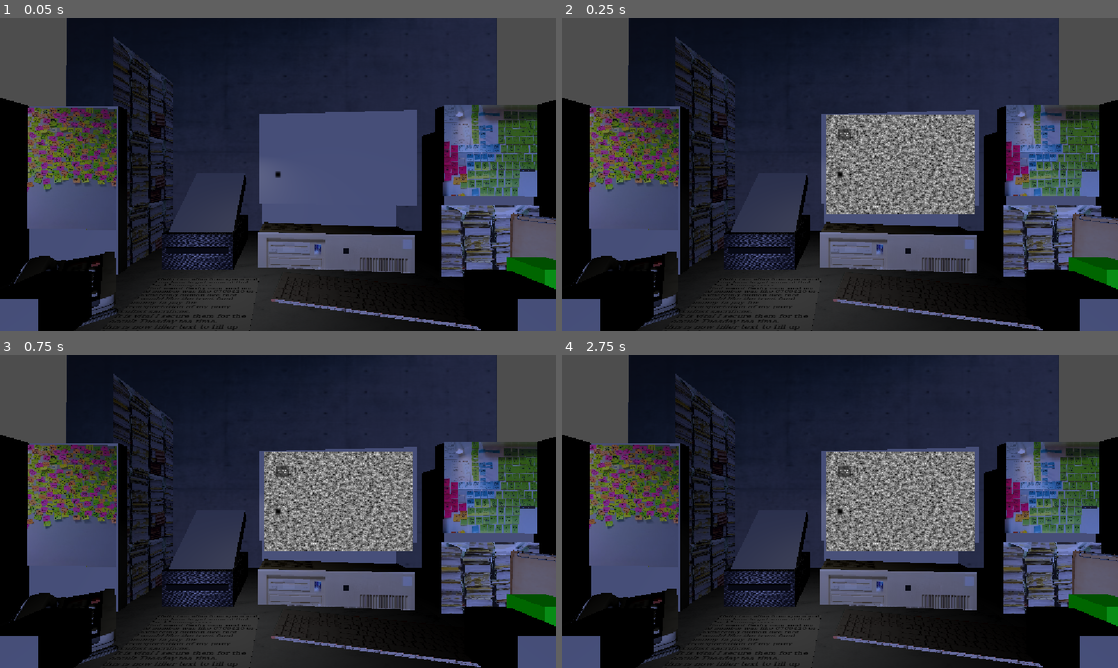
Above: before the commit, frames 1-4 (two rows, left to right).
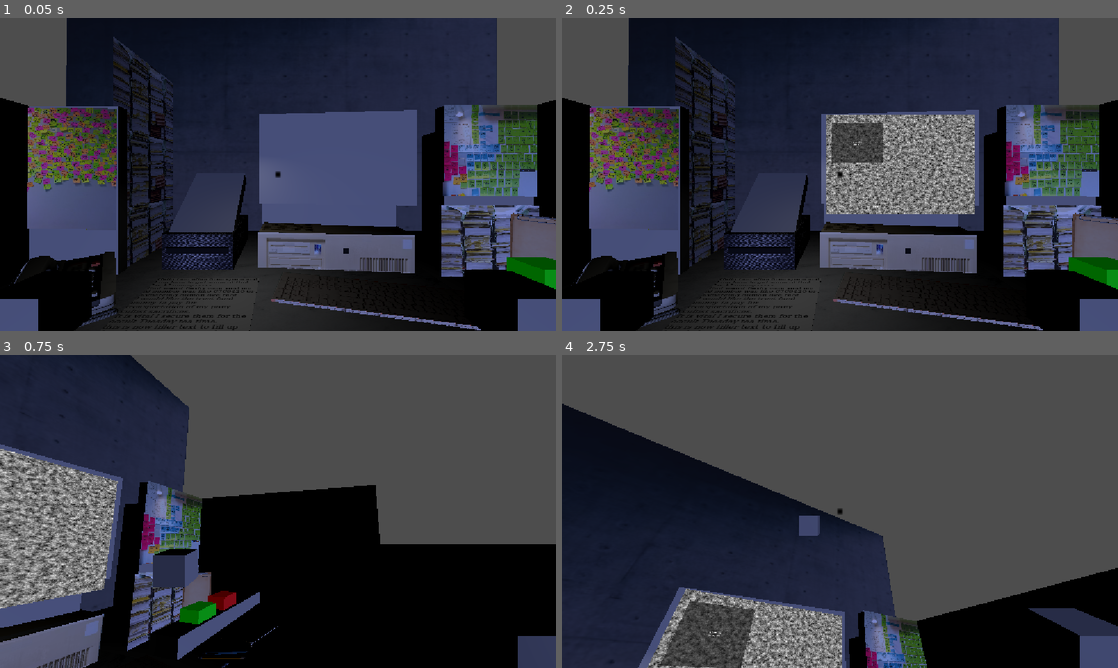
Above: after the commit, the same moments.

Repository: KnownLedge/Trust-Fund-No-One
Game: Godot game, scene res://Scenes/Locations/ashsweiiiirdscene.tscn
The game is run twice, just before and just after one commit, with the same random seed, the same clock (stepped at 60 frames per second) and the same inputs. This scene is started directly instead of the project's main scene.
Inputs (mouse positions are in pixels of both pictures, inside the frame that each line leads up to):
- Up to frame 1 (0.05 s): no input
- Up to frame 2 (0.25 s): no input
- Up to frame 3 (0.75 s): tap Enter at 0.5 s; move the mouse to (400, 495) at 0.52 s; press the mouse at (400, 495) at 0.53 s; hold E (RightDrop) from 0.53 s (still down)
- Up to frame 4 (2.75 s): move the mouse to (728, 527) at 1.27 s; release E (RightDrop) at 1.28 s; release the mouse at (728, 527) at 1.28 s; hold Q (LeftDrop) 1.28-2.03 s; click (728, 527) at 1.35 s; move the mouse to (895, 442) at 2.02 s; press the mouse at (895, 442) at 2.03 s; hold E (RightDrop) from 2.03 s (still down); tap 1 (NumpadOne) at 2.1 s

Frame 1 is identical in both runs. In frame 2, 1.0% of the frame differs, in the area x 48-58%, y 33-47%; in frame 3, 79%; in frame 4, 82%, in the area x 0-100%, y 0-100%.
Error before the commit: Parse Error: Expected indented block after "if" block. (res://Scripts/NodeScripts/player_controller.gd:116)

Commit message:
computer doesnt want to talk to me
IT HATESMEEEEEEEEEEEEEEEEEEEEEEEEEEEEEEEEEEEEEEEEEEEEEEEEEEE

Diff:
--- a/trust-fund-no-one/Scenes/Locations/ashsweiiiirdscene.tscn
+++ b/trust-fund-no-one/Scenes/Locations/ashsweiiiirdscene.tscn
@@ -269,11 +269,11 @@
 [node name="Sketchfab_Scene4" parent="Level" unique_id=1373750886 instance=ExtResource("19_2bgj3")]
 transform = Transform3D(-6.064676, 0, 1.4256961, 0, 6.230001, 0, -1.4256961, 0, -6.064676, 10.470922, 3.9316287, -0.53595877)
 
-[node name="Player" parent="." unique_id=207456662 node_paths=PackedStringArray("pc_top_Left_node", "pc_bottom_right_node", "subViewPort") instance=ExtResource("20_vrsvn")]
+[node name="Player" parent="." unique_id=207456662 node_paths=PackedStringArray("pc_top_Left_node", "pc_bottom_right_node", "subViewport") instance=ExtResource("20_vrsvn")]
 transform = Transform3D(1, 0, 0, 0, 1, 0, 0, 0, 1, 4.394006, 6.4911475, 2.5091133)
 pc_top_Left_node = NodePath("../MeshInstance3D/TopLeft")
 pc_bottom_right_node = NodePath("../MeshInstance3D/BottomRight")
-subViewPort = NodePath("../MeshInstance3D/SubViewport")
+subViewport = NodePath("../MeshInstance3D/SubViewport")
 
 [node name="MeshInstance3D" type="MeshInstance3D" parent="." unique_id=694351461]
 transform = Transform3D(1, 0, 0, 0, 1, 0, 0, 0, 1, 6.2185125, 6.797744, -3.659033)
@@ -286,6 +286,8 @@
 [node name="ComputerInterface" parent="MeshInstance3D/SubViewport" unique_id=1245486518 instance=ExtResource("18_enh7k")]
 
 [node name="StaticBody3D" type="StaticBody3D" parent="MeshInstance3D" unique_id=699584550]
+collision_layer = 32
+collision_mask = 32
 
 [node name="CollisionShape3D" type="CollisionShape3D" parent="MeshInstance3D/StaticBody3D" unique_id=67411386]
 transform = Transform3D(1, 0, 0, 0, 1, 0, 0, 0, 1, 0, 0.22532225, 0)
--- a/trust-fund-no-one/Scenes/Objects/player_character.tscn
+++ b/trust-fund-no-one/Scenes/Objects/player_character.tscn
@@ -3,13 +3,14 @@
 [ext_resource type="Script" uid="uid://diqmqb74kp5t" path="res://Scripts/NodeScripts/player_controller.gd" id="1_3ejmg"]
 [ext_resource type="Texture2D" uid="uid://e51fhf5noi5g" path="res://Textures/pixelartDot.png" id="2_i3yby"]
 
-[node name="Player" type="Node3D" unique_id=207456662 node_paths=PackedStringArray("head", "camera", "left_hand", "right_hand", "ray", "left_ray", "right_ray")]
+[node name="Player" type="Node3D" unique_id=207456662 node_paths=PackedStringArray("head", "camera", "left_hand", "right_hand", "ray", "UI_ray", "left_ray", "right_ray")]
 script = ExtResource("1_3ejmg")
 head = NodePath("Head")
 camera = NodePath("Head/Camera3D")
 left_hand = NodePath("Head/Camera3D/Left Hand")
 right_hand = NodePath("Head/Camera3D/Right Hand")
 ray = NodePath("Head/Camera3D/RayCast3D")
+UI_ray = NodePath("Head/Camera3D/UIRayCast")
 left_ray = NodePath("Head/Camera3D/LeftCast3D")
 right_ray = NodePath("Head/Camera3D/RightCast3D")
 default_left_hold = Vector3(-0.14, -0.04, -2.3)
@@ -22,6 +23,11 @@
 [node name="RayCast3D" type="RayCast3D" parent="Head/Camera3D" unique_id=599415049]
 target_position = Vector3(0, 0, -3)
 collision_mask = 16
+collide_with_areas = true
+
+[node name="UIRayCast" type="RayCast3D" parent="Head/Camera3D" unique_id=423701198]
+target_position = Vector3(0, 0, -15)
+collision_mask = 32
 collide_with_areas = true
 
 [node name="LeftCast3D" type="RayCast3D" parent="Head/Camera3D" unique_id=802782192]
--- a/trust-fund-no-one/Scenes/Puter/Computer_Interface.tscn
+++ b/trust-fund-no-one/Scenes/Puter/Computer_Interface.tscn
@@ -23,10 +23,10 @@
 
 [node name="Button" type="Button" parent="." unique_id=157550842]
 layout_mode = 1
-offset_left = 153.0
-offset_top = 156.0
-offset_right = 319.0
-offset_bottom = 273.0
+offset_left = 80.0
+offset_top = 85.0
+offset_right = 733.0
+offset_bottom = 530.0
 text = "awesome test
 yippee yahoo"
 
--- a/trust-fund-no-one/Scripts/NodeScripts/player_controller.gd
+++ b/trust-fund-no-one/Scripts/NodeScripts/player_controller.gd
@@ -18,6 +18,8 @@
 @export var right_hand: Node3D
 
 @export var ray: RayCast3D
+
+@export var UI_ray: RayCast3D
 
 @export var left_ray: RayCast3D
 
@@ -46,7 +48,7 @@
 
 @export var pc_top_Left_node:Node3D
 @export var pc_bottom_right_node:Node3D
-@export var subViewPort:SubViewport
+@export var subViewport:SubViewport
 
 func _ready():
 	Input.set_mouse_mode(Input.MOUSE_MODE_CAPTURED)
@@ -113,8 +115,19 @@
 				left_item.rotation_degrees = left_item.get_meta("hold_rotation")
 
 			left_item.rotate_y(deg_to_rad(LEFT_TURN))
-		if(left_item == null && right_item == null && ray.is_colliding()):
 
+		if (left_item == null && right_item == null && UI_ray.is_colliding()):
+			print("trying to click")
+			var hitPoint = UI_ray.get_collision_point()
+			var uiX = inverse_lerp(pc_top_Left_node.global_position.x, pc_bottom_right_node.global_position.x, hitPoint.x)
+			var uiY = inverse_lerp(pc_top_Left_node.global_position.y, pc_bottom_right_node.global_position.y, hitPoint.y)
+			var simMousePos = Vector2(uiX * subViewport.size.x, uiY * subViewport.size.y)
+			var mouse_event = InputEventMouseButton.new()
+			mouse_event.position = simMousePos
+			mouse_event.pressed = Input.is_action_just_pressed("LeftClick")
+			mouse_event.button_index = MOUSE_BUTTON_LEFT
+			mouse_event.button_mask - MOUSE_BUTTON_MASK_LEFT
+			subViewport.push_input(mouse_event)
 
 
 		#else:
